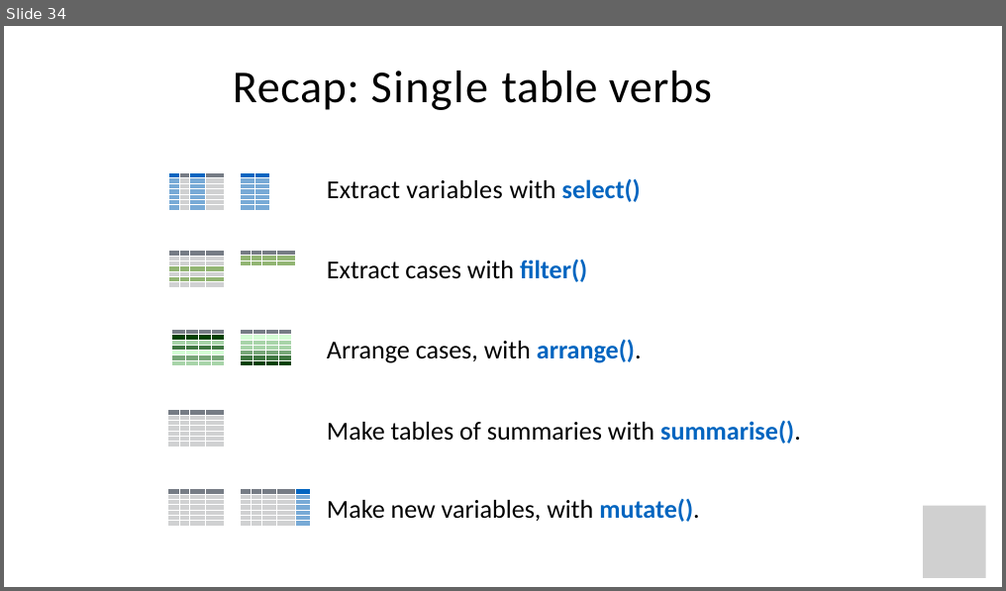
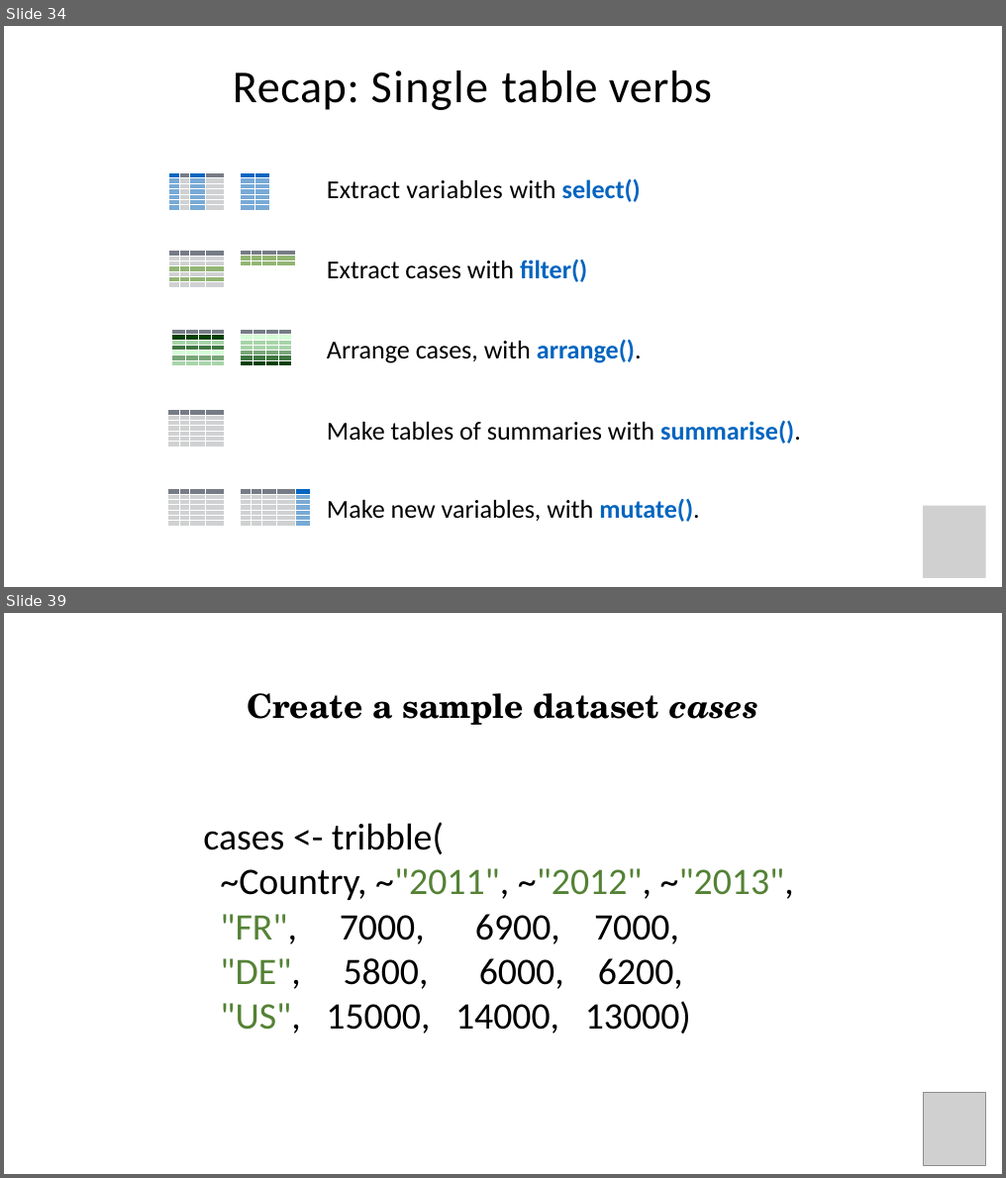
Before and after one commit to Ahmedbargheet/R-for-beginners_UiT, a slide deck: R_workshop_3.ppt. Shown one above the other, each under a label of ours: slide 34 before the commit, slides 34 and 39 after it; the slides between them are not shown. The pictures are 1006x591 and 1006x1178 pixels, drawn with LibreOffice and Linux fonts; fonts in the diff are those of the drawing; grey boxes stand for pictures; background and template pictures are left out. Boxes give left, top, right and bottom in pixels: in the first picture for what was removed or moved away, otherwise in the second. Text is boxed around its words. In the diff, an @@ line names an element or a change of style, - is before the commit and + after.

```diff
--- a/R_workshop_3.ppt
+++ b/R_workshop_3.ppt
@@ slide 39 added at bbox=[4, 613, 1002, 1174], background #FFFFFF @@
@@ text added at bbox=[247, 693, 758, 725], 32 pt, text #000000, bold @@
+Create a sample dataset cases
@@ text added at bbox=[203, 822, 794, 1034], 36 pt, text #000000 @@
+cases <- tribble(
+~Country, ~"2011", ~"2012", ~"2013",
+"FR", 7000, 6900, 7000,
+"DE", 5800, 6000, 6200,
+"US", 15000, 14000, 13000)
@@ picture added at bbox=[924, 1093, 986, 1165] @@
```
Also in this commit, not shown: 26 other slides added, 2 other files.
